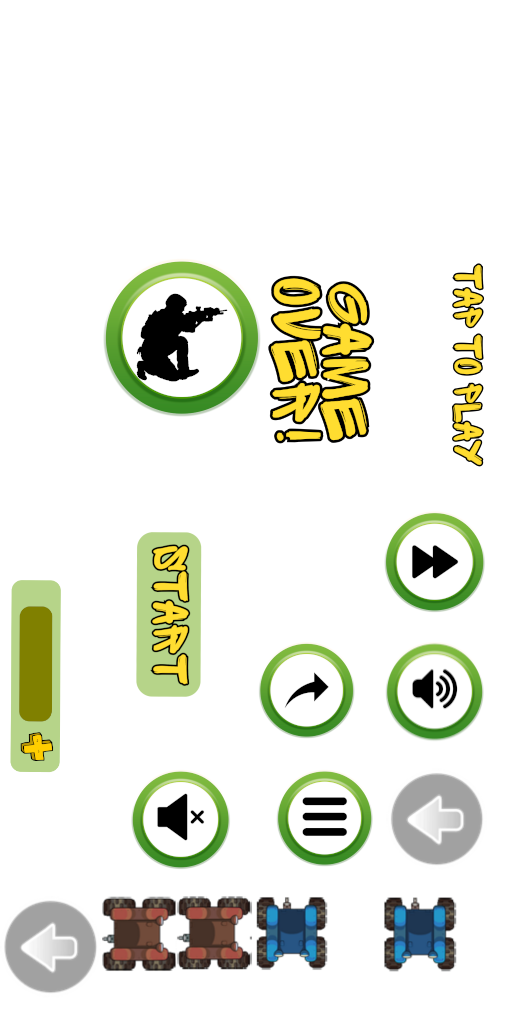
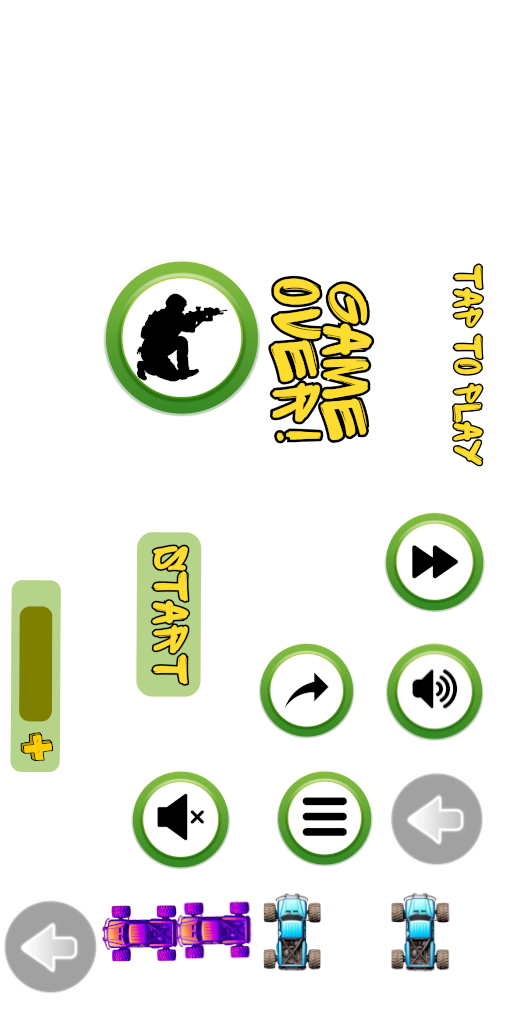
Layer changes from the first 512px x 1024px image to the second:
hid "Battle Tank Brigade (15).png" over [175, 896, 252, 970]
hid "Battle Tank Brigade (16).png" over [102, 896, 177, 972]
hid "Battle Tank Brigade (17).png #1" over [256, 896, 328, 971]
hid "Battle Tank Brigade (17).png" over [384, 897, 457, 972]
added layer "Battle Tank Brigade (46).png #1" above "Battle Tank Brigade (46).png" over [102, 905, 179, 962]
added layer "Battle Tank Brigade (46).png" above "Battle Tank Brigade (45).png #1" over [174, 901, 252, 960]
added layer "Battle Tank Brigade (45).png #1" above "Battle Tank Brigade (45).png" over [390, 892, 450, 972]
added layer "Battle Tank Brigade (45).png" above "Battle Tank Brigade (42).png" over [263, 893, 321, 972]
